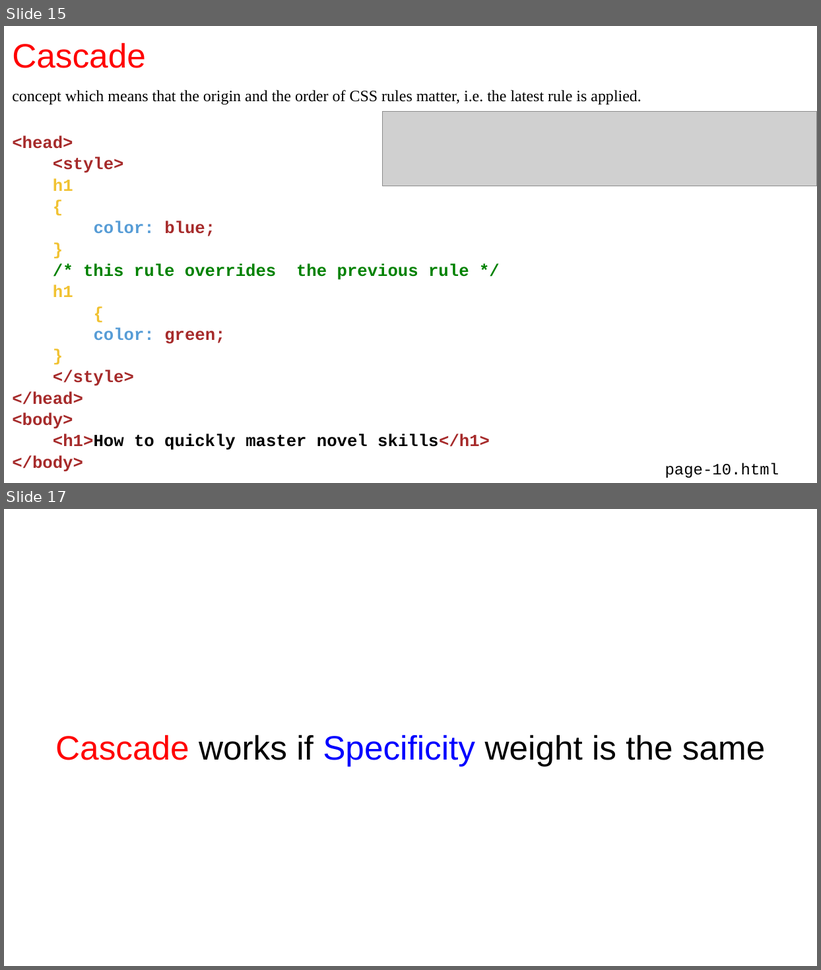
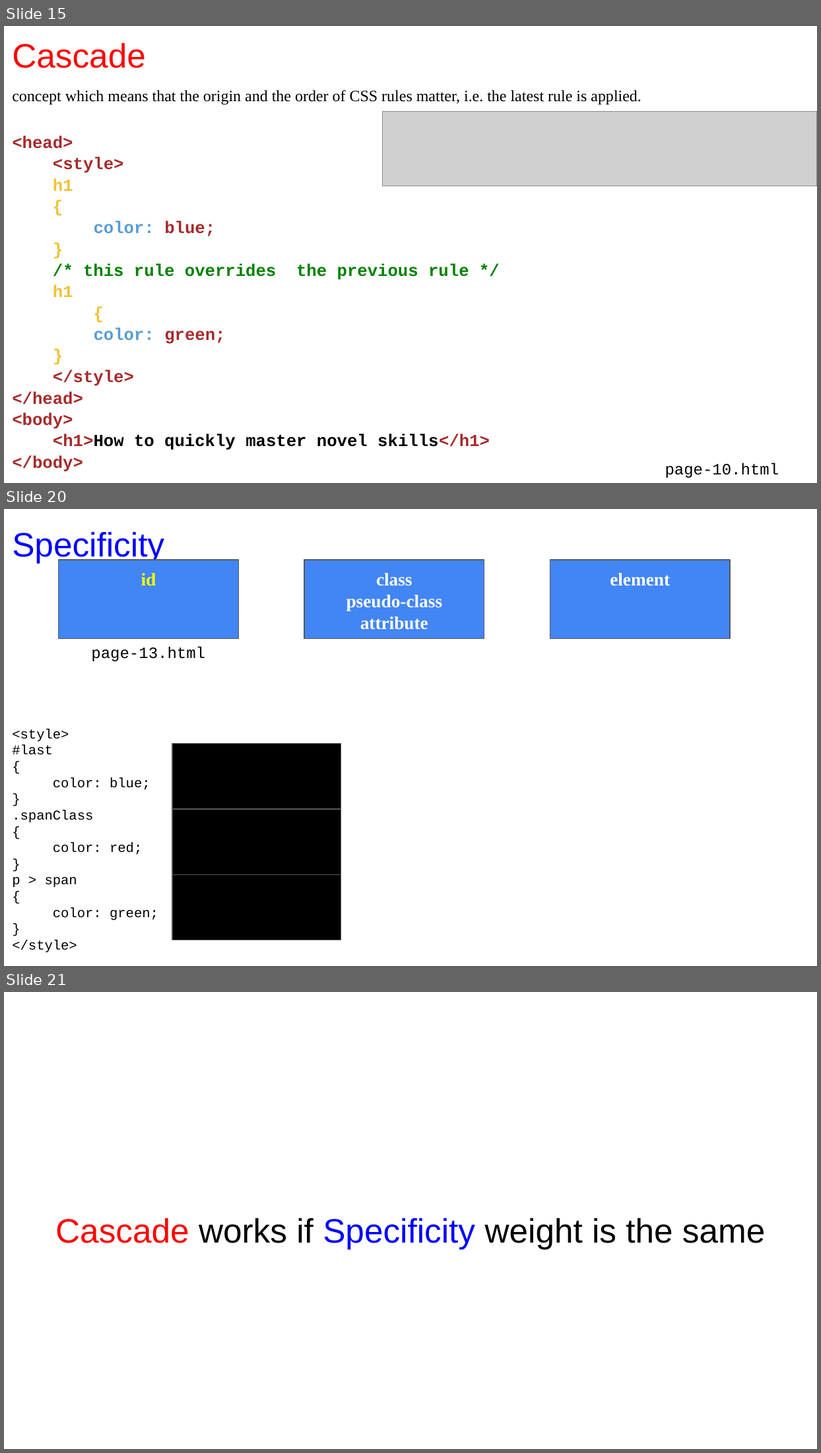
Before and after one commit to manglayev/nu-courses-material, a slide deck: CSCI-111/week-3/week-3-lecture.pptx. Shown one above the other, each under a label of ours: slides 15 and 17 before the commit, slides 15, 20 and 21 after it; the slides between them are not shown. The pictures are 821x970 and 821x1453 pixels, drawn with LibreOffice and Linux fonts; fonts in the diff are those of the drawing; grey boxes stand for pictures. Boxes give left, top, right and bottom in pixels: in the first picture for what was removed or moved away, otherwise in the second. Text is boxed around its words. In the diff, an @@ line names an element or a change of style, - is before the commit and + after.

```diff
--- a/CSCI-111/week-3/week-3-lecture.pptx
+++ b/CSCI-111/week-3/week-3-lecture.pptx
@@ slide 20 added at (x1=4, y1=509, x2=817, y2=966), background #FFFFFF @@
@@ title added at (x1=12, y1=531, x2=164, y2=563), 30 pt, text #0000FF @@
+Specificity
@@ rectangle added at (x1=59, y1=560, x2=238, y2=639), fill #4285F4, outline #595959 0.75 pt, 16 pt, text #FFFF00, bold @@
+id
@@ rectangle added at (x1=304, y1=560, x2=484, y2=639), fill #4285F4, outline #595959 0.75 pt, 16 pt, text #FFFFFF, bold @@
+class
+pseudo-class
+attribute
@@ rectangle added at (x1=550, y1=560, x2=730, y2=639), fill #4285F4, outline #595959 0.75 pt, 16 pt, text #FFFFFF, bold @@
+element
@@ text added at (x1=91, y1=646, x2=205, y2=661), 14 pt, text #000000 @@
+page-13.html
@@ text added at (x1=12, y1=729, x2=158, y2=953), 12 pt, text #000000 @@
+<style>
+#last
+{
+color: blue;
+}
+.spanClass
+{
+color: red;
+}
+p > span
+{
+color: green;
+}
+</style>
@@ rectangle added at (x1=172, y1=744, x2=341, y2=809), fill #000000, outline #595959 0.75 pt @@
@@ rectangle added at (x1=172, y1=809, x2=341, y2=874), fill #000000, outline #595959 0.75 pt @@
@@ rectangle added at (x1=172, y1=875, x2=341, y2=940), fill #000000, outline #595959 0.75 pt @@
@@ what was slide 17 is now slide 21 @@
```
Also in this commit, not shown: 4 slides changed, 3 other slides added, 19 other files.
